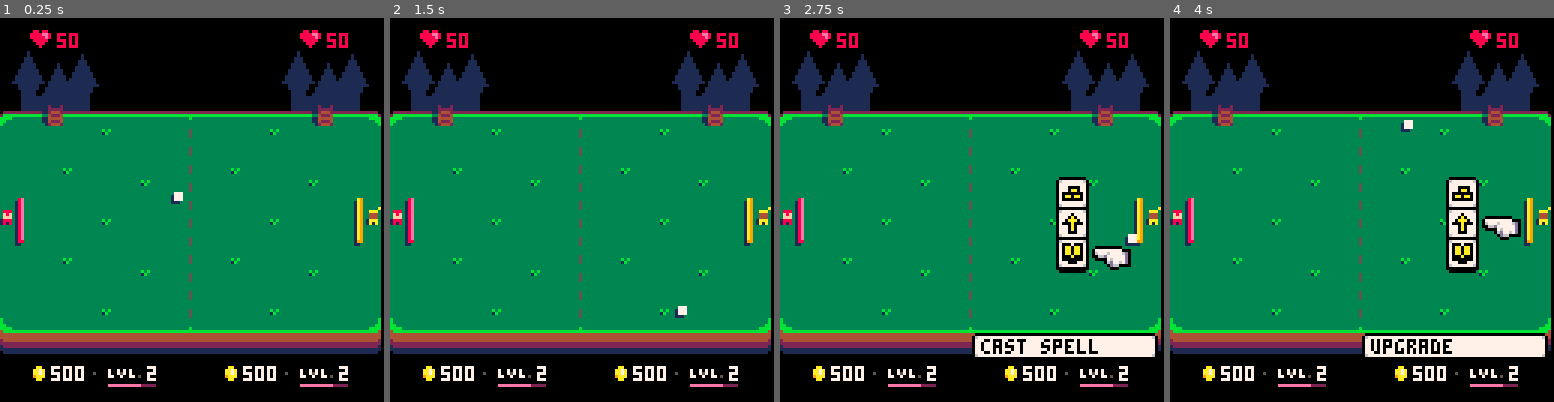
Above: before the commit, frames 1-4 (left to right).
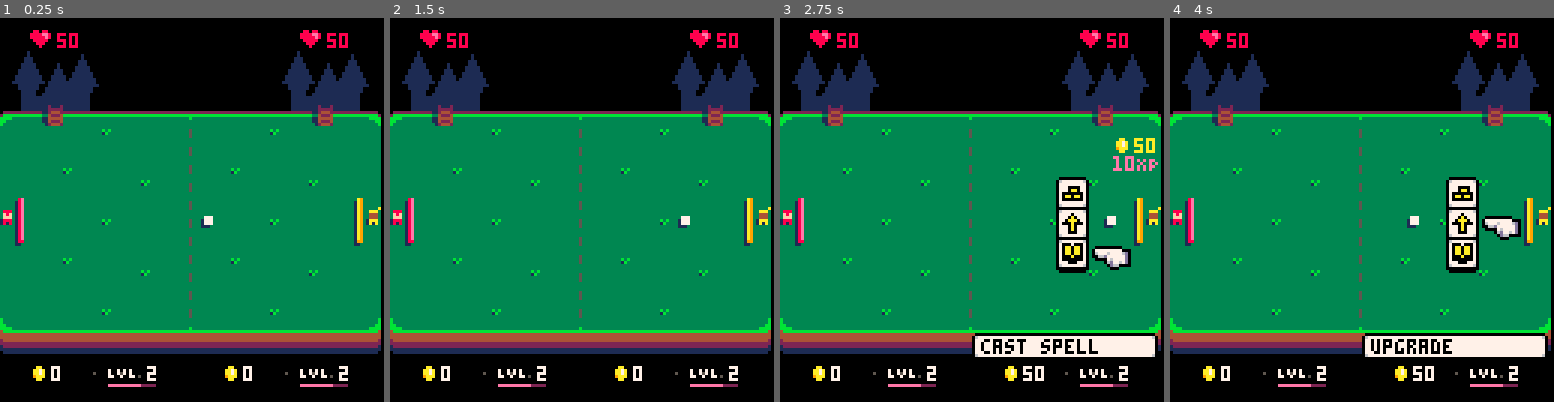
Above: after the commit, the same moments.

Repository: aylanonsense/arpongi
Game: PICO-8 cartridge cart.p8
The game is run twice, just before and just after one commit, with the same random seed, the same clock (stepped at 60 frames per second) and the same inputs.
Inputs:
- Up to frame 1 (0.25 s): no input
- Up to frame 2 (1.5 s): tap X (X key) at 0.33, 1.07 s; tap O (Z key) at 0.7 s
- Up to frame 3 (2.75 s): hold Right 1.6-2.1 s; tap O (Z key) at 1.7, 2.1, 2.5 s; tap X (X key) at 1.85 s; hold Up 2.15-2.42 s; hold Right from 2.47 s (still down)
- Up to frame 4 (4 s): tap O (Z key) at 2.9, 3.3, 3.7 s; tap X (X key) at 2.97 s; release Right at 3.03 s; hold Left 3.08-3.58 s; hold Down 3.63-3.97 s

The runs differ from the first frame. In frame 1, 0.5% of the frame differs, in the area x 13-72%, y 45-95%; in frame 2, 0.5%; in frame 3, 0.9%, in the area x 13-99%, y 31-95%; in frame 4, 0.4%.

Commit message:
All'a dem counta's ken go oupsies and daownsies roight propa'

Diff:
--- a/cart.p8
+++ b/cart.p8
@@ -3,6 +3,30 @@
 __lua__
 
 --[[
+
+todo:
+	buildings take damage / are triggered
+	commanders take damage when the ball hits a side
+	render layers
+
+	the game ends when a commander reaches 0 hp
+	the ball changes color / has a streak
+	building over another building destroys it first
+	gain gold
+	troops
+	paying for buildings costs money
+	sound effects
+	screen shake
+
+	main menu
+	lottery for the shared button
+	character select
+	music
+	menu items are greyed out when unuseable
+	gain xp
+	leveling up
+	upgrading buildings
+
 
 platform channels:
 	1:	level bounds
@@ -15,12 +39,17 @@
 local controllers={1,0}
 local level_bounds={
 	top={x=0,y=32,vx=0,vy=0,width=128,height=0,platform_channel=1},
-	left={x=0,y=0,vx=0,vy=0,width=0,height=128,platform_channel=1},
+	left={x=0,y=0,vx=0,vy=0,width=0,height=128,platform_channel=1,is_left_wall=true},
 	bottom={x=0,y=105,vx=0,vy=0,width=128,height=0,platform_channel=1},
-	right={x=127,y=0,vx=0,vy=0,width=0,height=128,platform_channel=1}
+	right={x=127,y=0,vx=0,vy=0,width=0,height=128,platform_channel=1,is_right_wall=true}
 }
 
+local game_frames
+local freeze_frames
+local screen_shake_frames
+
 local entities
+local commanders
 local buttons={{},{}}
 local button_presses={{},{}}
 
@@ -72,11 +101,11 @@
 				commander=self,
 				menu_items=self.plots.locations,
 				on_select=function(self,location)
-					self:hide()
-					self.commander.is_frozen=false
-					local action=self.action
 					if self.action=="build" then
-						self.commander:build(self.build_choice[2],location)
+						if self.commander:build(self.build_choice[2],self.build_choice[4],location) then
+							self:hide()
+							self.commander.is_frozen=false
+						end
 					end
 				end
 			})
@@ -97,7 +126,7 @@
 			self.vy=self.move_y
 			self:apply_velocity()
 			-- keep in bounds
-			self.y=mid(level_bounds.top.y,self.y,level_bounds.bottom.y-self.height)
+			self.y=mid(level_bounds.top.y-5,self.y,level_bounds.bottom.y-self.height+5)
 		end,
 		draw=function(self)
 			-- draw paddle
@@ -119,10 +148,14 @@
 			-- draw paddle shadow
 			rectfill(self.x-0.5,self.y+1.5,self.x+self.width-1.5,self.y+self.height+0.5,1)
 		end,
-		build=function(self,building_type,location)
-			location.building=spawn_entity(building_type,location.x,location.y,{
-				commander=self
-			})
+		build=function(self,building_type,cost,location)
+			if self.gold.amount>=cost then
+				self.gold.amount-=cost
+				location.building=spawn_entity(building_type,location.x,location.y,{
+					commander=self
+				})
+				return location.building
+			end
 		end
 	},
 	wizard={
@@ -140,24 +173,64 @@
 		colors={8,8,14},
 		sprite=2
 	},
+	counter={
+		amount=0,
+		displayed_amount=0,
+		update=function(self)
+			if self.displayed_amount<self.amount then
+				self.displayed_amount=min(self.amount,self.displayed_amount+rnd_int(self.min_tick,self.max_tick))
+			else
+				self.displayed_amount=max(0,max(self.amount,self.displayed_amount-rnd_int(self.min_tick,self.max_tick)))
+			end
+		end,
+		add=function(self,amt)
+			self.amount+=amt
+		end
+	},
 	health_counter={
+		extends="counter",
+		amount=50,
+		displayed_amount=50,
+		min_tick=1,
+		max_tick=1,
 		width=16,
 		height=6,
 		draw=function(self)
 			draw_sprite(12,17,7,6,self.x,self.y)
-			print("50",self.x+9.5,self.y+1.5,8)
+			if self.displayed_amount<self.amount then
+				color(11)
+			elseif self.displayed_amount>self.amount then
+				color(7)
+			else
+				color(8)
+			end
+			print(self.displayed_amount,self.x+9.5,self.y+1.5)
 		end
 	},
 	gold_counter={
+		extends="counter",
+		min_tick=9,
+		max_tick=16,
 		width=17,
 		height=5,
 		draw=function(self)
 			draw_sprite(19,18,4,5,self.x,self.y)
-			print("500",self.x+6.5,self.y+0.5,7)
 			pset(self.x+20.5,self.y+2.5,5)
+			if self.displayed_amount<self.amount then
+				color(10)
+			elseif self.displayed_amount>self.amount then
+				color(8)
+			else
+				color(7)
+			end
+			print(self.displayed_amount,self.x+6.5,self.y+0.5)
 		end
 	},
 	xp_counter={
+		amount=500,
+		extends="counter",
+		min_tick=18,
+		max_tick=32,
 		width=16,
 		height=7,
 		draw=function(self)
@@ -165,6 +238,32 @@
 			print("2",self.x+13.5,self.y+0.5,7)
 			line(self.x+0.5,self.y+6.5,self.x+self.width-0.5,self.y+6.5,2)
 			line(self.x+0.5,self.y+6.5,self.x+0.5+0.7*(self.width-1),self.y+6.5,14)
+		end
+	},
+	pop_text={
+		width=1,
+		height=1,
+		vy=-1.5,
+		frames_to_death=32,
+		update=function(self)
+			self.vy+=0.1
+			self:apply_velocity()
+		end,
+		draw=function(self)
+			local text=""..self.amount
+			local dx=0
+			if self.type=="health" then
+				draw_sprite(12,17,7,6,self.x-2*#text-5,self.y-6)
+				color(8)
+			elseif self.type=="xp" then
+				dx=-7
+				draw_sprite(35,27,7,4,self.x+2*#text-3,self.y-4)
+				color(14)
+			elseif self.type=="gold" then
+				draw_sprite(19,18,4,5,self.x-2*#text-2,self.y-5)
+				color(10)
+			end
+			print(text,self.x-2*#text+4.5+dx,self.y-4.5)
 		end
 	},
 	plots={
@@ -278,8 +377,8 @@
 		width=3,
 		height=3,
 		collision_indent=0.5,
-		vx=1,
-		vy=1,
+		vx=0.75,
+		vy=0,
 		collision_channel=1 + 2, -- level bounds + commanders
 		update=function(self)
 			self:apply_velocity(true)
@@ -299,9 +398,30 @@
 				elseif (dir=="up" and self.vy<0) or (dir=="down" and self.vy>0) then
 					self.vy*=-1
 				end
+				-- take damage
+				if other.is_left_wall then
+					commanders[1].health.amount-=10
+					freeze_and_shake_screen(0,5)
+				elseif other.is_right_wall then
+					commanders[2].health.amount-=10
+					freeze_and_shake_screen(0,5)
+				end
 				-- change vertical velocity a bit
 				if other.is_commander then
-					self.vy+=1
+					local offset_y=self.y+self.height/2-self.vy-other.y-other.height/2+other.vy/2
+					local max_offset=other.height/2
+					local percent_offset=mid(-1,offset_y/max_offset,1)
+					local target_vy=1.2*percent_offset+0.6*self.vy
+					self.vy=target_vy
+					other.gold.amount+=50
+					spawn_entity("pop_text",self.x+self.width/2,other.y-5,{
+						amount=50,
+						type="gold"
+					})
+					spawn_entity("pop_text",self.x+self.width/2,other.y+1,{
+						amount=10,
+						type="xp"
+					})
 				end
 				-- stop moving / colliding
 				return true
@@ -338,23 +458,32 @@
 }
 
 function _init()
+	game_frames=0
+	freeze_frames=0
+	screen_shake_frames=0
+
 	entities={}
-	spawn_entity("knight",level_bounds.left.x+6,60,{
-		player_num=1,
-		facing_dir=1,
-		is_facing_left=false
-	})
-	spawn_entity("thief",level_bounds.right.x-6-entity_classes.commander.width,60,{
-		player_num=2,
-		facing_dir=-1,
-		is_facing_left=true
-	})
-	spawn_entity("ball",50,50)
+	commanders={
+		spawn_entity("knight",level_bounds.left.x+6,60,{
+			player_num=1,
+			facing_dir=1,
+			is_facing_left=false
+		}),
+		spawn_entity("thief",level_bounds.right.x-6-entity_classes.commander.width,60,{
+			player_num=2,
+			facing_dir=-1,
+			is_facing_left=true
+		})
+	}
+	spawn_entity("ball",62,66)
 end
 
 -- local skip_frames=0
 -- local was_paused=false
 function _update(is_paused)
+	game_frames=increment_counter(game_frames)
+	freeze_frames=decrement_counter(freeze_frames)
+	screen_shake_frames=decrement_counter(screen_shake_frames)
 	-- skip_frames+=1
 	-- if skip_frames%10>0 and not btn(5) then return end
 	-- keep track of button presses
@@ -369,8 +498,12 @@
 	-- update all the entities
 	local entity
 	for entity in all(entities) do
-		increment_counter_prop(entity,"frames_alive")
-		entity:update()
+		if decrement_counter_prop(entity,"frames_to_death") then
+			entity:die()
+		else
+			increment_counter_prop(entity,"frames_alive")
+			entity:update()
+		end
 	end
 	-- check for hits
 	for i=1,#entities do
@@ -395,8 +528,13 @@
 -- end
 
 function _draw()
+	-- shake the camera
+	local shake_x=0
+	if freeze_frames<=0 and screen_shake_frames>0 then
+		shake_x=ceil(screen_shake_frames/3)*(game_frames%2*2-1)
+	end
 	-- clear the screen
-	camera()
+	camera(shake_x,0)
 	cls(0)
 	-- draw the level grounds
 	-- camera(0,-1)
@@ -449,6 +587,7 @@
 		-- create a default entity
 		entity={
 			frames_alive=0,
+			frames_to_death=0,
 			is_alive=true,
 			x=x or 0,
 			y=y or 0,
@@ -591,6 +730,10 @@
 	return entity
 end
 
+function freeze_and_shake_screen(f,s)
+	freeze_frames,screen_shake_frames=max(f,freeze_frames),max(s,screen_shake_frames)
+end
+
 -- check to see if two rectangles are overlapping
 function rects_overlapping(x1,y1,w1,h1,x2,y2,w2,h2)
 	return x1<x2+w2 and x2<x1+w1 and y1<y2+h2 and y2<y1+h1
@@ -644,6 +787,12 @@
 	return initial_value>0 and initial_value<=1
 end
 
+-- generates a random integer between min_val and max_val, inclusive
+function rnd_int(min_val,max_val)
+	return flr(min_val+rnd(1+max_val-min_val))
+end
+
+-- wrapper for the sspr function
 function draw_sprite(sx,sy,sw,sh,x,y,flip_h,flip_y,sw2,sh2)
 	sspr(sx,sy,sw,sh,x+0.5,y+0.5,(sw2 or sw),(sh2 or sh),flip_h,flip_y)
 end
@@ -676,10 +825,10 @@
 00000000000000000003bb0012222000111111111111111111111110005555555555555555555555555555555555555555555555555555555555555555555555
 0000000000000000000100bb11111000111111111211121111111110005555555555555555555555555555555555555555555555555555555555555555555555
 00000000000000000001000001111000111111111222221111111110005555555555555555555555555555555555555555555555555555555555555555555555
-00000000000600000061600070070707000255555555555555555555555555555555555555555555555555555555555555555555555555555555555555555555
-0000000006ddd6006dd1dd6070075707000255555555555555555555555555555555555555555555555555555555555555555555555555555555555555555555
-000600006ddddd606ddddd6077007007705255555555555555555555555555555555555555555555555555555555555555555555555555555555555555555555
-06ddd60066d6d66066d6d66000000000000255555555555555555555555555555555555555555555555555555555555555555555555555555555555555555555
+00000000000600000061600070070707000e0e0ee055555555555555555555555555555555555555555555555555555555555555555555555555555555555555
+0000000006ddd6006dd1dd60700757070000e00e0e55555555555555555555555555555555555555555555555555555555555555555555555555555555555555
+000600006ddddd606ddddd6077007007705e0e0ee055555555555555555555555555555555555555555555555555555555555555555555555555555555555555
+06ddd60066d6d66066d6d66000000000000e0e0e0055555555555555555555555555555555555555555555555555555555555555555555555555555555555555
 06d6d600066666006666666000000011111555555555555555555555555555555555555555555555555555555555555555555555555555555555555555555555
 0666660003bbbb0003bbbb0000000111111555555555555555555555555555555555555555555555555555555555555555555555555555555555555555555555
 03bbbb000dd666000dd6660000000011111555555555555555555555555555555555555555555555555555555555555555555555555555555555555555555555
@@ -707,16 +856,16 @@
 00000000000000000000000000000001111555555555555555555555555555555555555555555555555555555555555555555555555555555555555555555555
 00000000000000000000000000000001111555555555555555555555555555555555555555555555555555555555555555555555555555555555555555555555
 00000000000000000000000000000000111555555555555555555555555555555555555555555555555555555555555555555555555555555555555555555555
-00000000000000000000400000000011111555555555555555555555555555555555555555555555555555555555555555555555555555555555555555555555
-00000000000040000002444400000011111555555555555555555555555555555555555555555555555555555555555555555555555555555555555555555555
-00004000000244440024242200000011111555555555555555555555555555555555555555555555555555555555555555555555555555555555555555555555
-00024400002424220222724200000001111555555555555555555555555555555555555555555555555555555555555555555555555555555555555555555555
-00242420022272420227772400000111111555555555555555555555555555555555555555555555555555555555555555555555555555555555555555555555
-02227242022777240271717200000111111555555555555555555555555555555555555555555555555555555555555555555555555555555555555555555555
-02277724027771720277777200000111111555555555555555555555555555555555555555555555555555555555555555555555555555555555555555555555
-02777172023333320033313000000011111555555555555555555555555555555555555555555555555555555555555555555555555555555555555555555555
-0033333000bbb1b000bbbbb055555555555555555555555555555555555555555555555555555555555555555555555555555555555555555555555555555555
-00b1bbb000b1bbb000b1bbb055555555555555555555555555555555555555555555555555555555555555555555555555555555555555555555555555555555
+00000000000000000004000000000011111555555555555555555555555555555555555555555555555555555555555555555555555555555555555555555555
+00000000000400000024444000000011111555555555555555555555555555555555555555555555555555555555555555555555555555555555555555555555
+00040000002444400242422000000011111555555555555555555555555555555555555555555555555555555555555555555555555555555555555555555555
+00244000024242202227242000000001111555555555555555555555555555555555555555555555555555555555555555555555555555555555555555555555
+02424200222724202277724000000111111555555555555555555555555555555555555555555555555555555555555555555555555555555555555555555555
+22272420227772402717172000000111111555555555555555555555555555555555555555555555555555555555555555555555555555555555555555555555
+22777240277717202777772000000111111555555555555555555555555555555555555555555555555555555555555555555555555555555555555555555555
+27771720233333200333130000000011111555555555555555555555555555555555555555555555555555555555555555555555555555555555555555555555
+033333000bbb1b000bbbbb0055555555555555555555555555555555555555555555555555555555555555555555555555555555555555555555555555555555
+0b1bbb000b1bbb000b1bbb0055555555555555555555555555555555555555555555555555555555555555555555555555555555555555555555555555555555
 88888888888888888888888855555555555555555555555555555555555555555555555555555555555555555555555555555555555555555555555555555555
 80000008800000088000000855555555555555555555555555555555555555555555555555555555555555555555555555555555555555555555555555555555
 80000008800000088000000855555555555555555555555555555555555555555555555555555555555555555555555555555555555555555555555555555555
